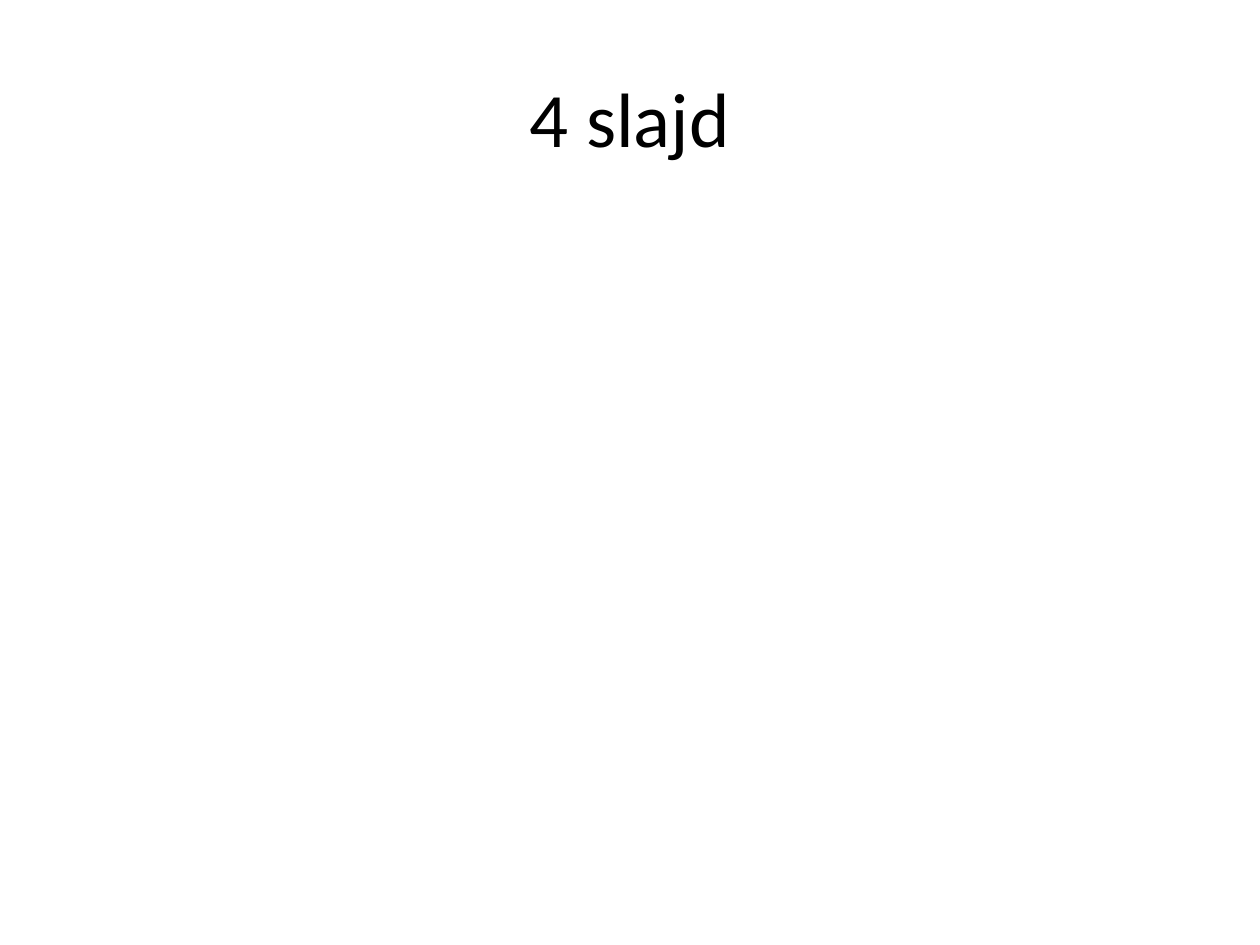
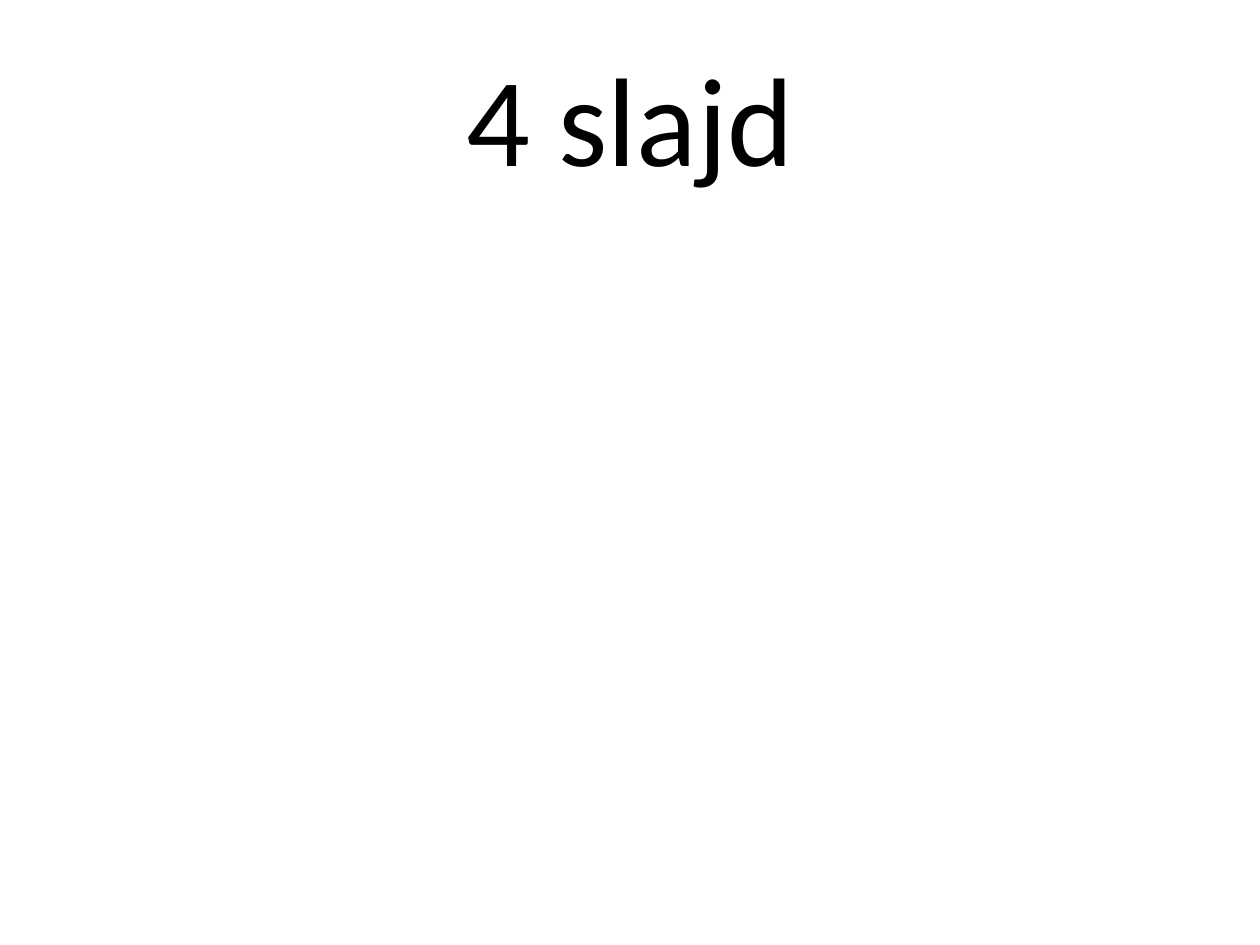
Before and after one commit to wikpie/MiCK, a slide deck: slide 4 of start.pptx. Drawn at 1260x945 pixels with LibreOffice and Linux fonts; fonts in the diff are those of the drawing. Boxes give left, top, right and bottom in pixels: in the first picture for what was removed or moved away, otherwise in the second. Text is boxed around its words. In the diff, an @@ line names an element or a change of style, - is before the commit and + after.

```diff
--- a/start.pptx
+++ b/start.pptx
@@ title "4 slajd" at bbox=[466, 78, 794, 188]: size 44 to 72 pt @@
```
Also in this commit, not shown: 3 other slides changed, 6 slides added.
